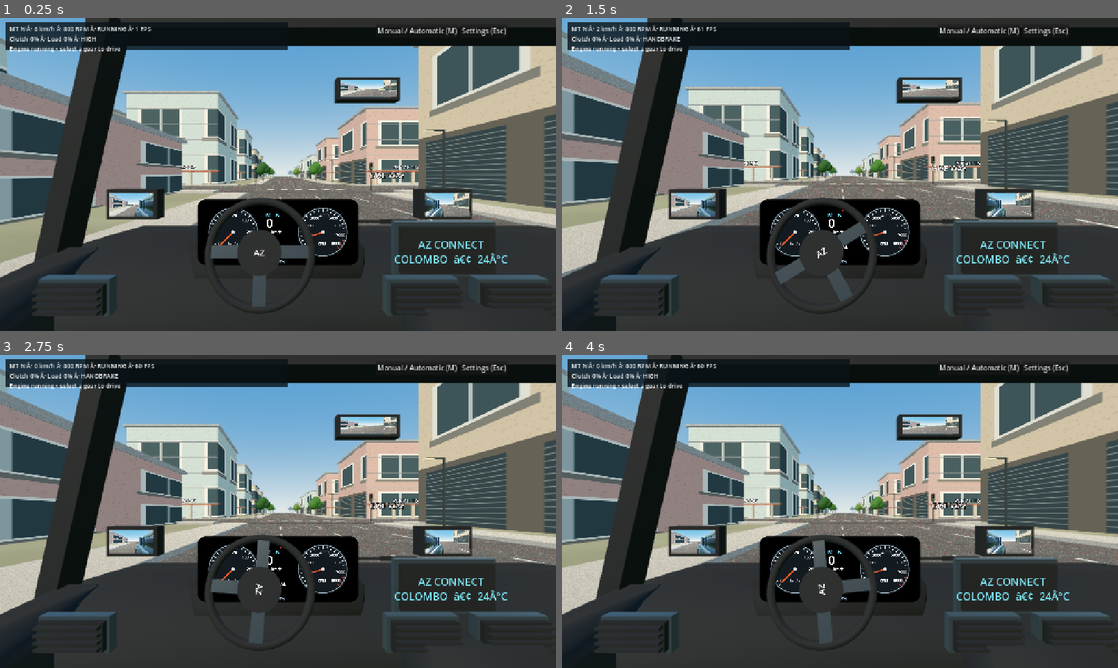
Above: before the commit, frames 1-4 (two rows, left to right).
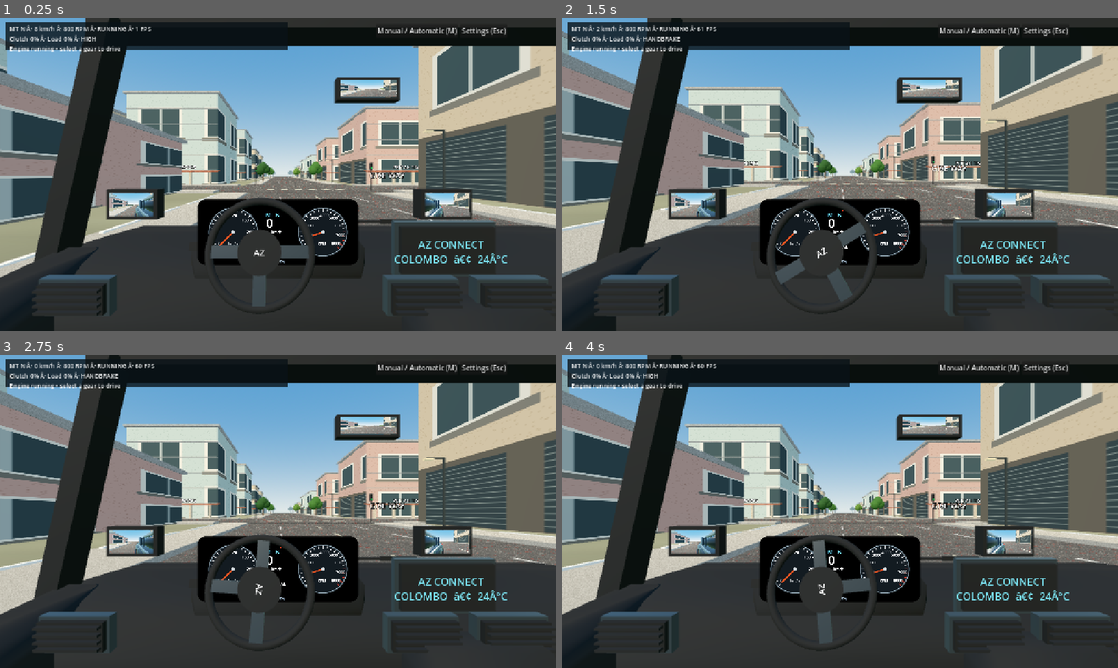
Above: after the commit, the same moments.

Repository: Mhd-Azeem/WebToApp
Game: Godot game, scene res://scenes/main.tscn
The game is run twice, just before and just after one commit, with the same random seed, the same clock (stepped at 60 frames per second) and the same inputs.
Inputs (mouse positions are in pixels of both pictures, inside the frame that each line leads up to):
- Up to frame 1 (0.25 s): no input
- Up to frame 2 (1.5 s): tap Enter at 0.5 s; move the mouse to (962, 158) at 0.52 s; hold D 0.53-1.25 s; hold Shift 0.53-1.25 s; click (962, 158) at 0.67 s; tap Space at 0.77 s; drag from (728, 190) to (812, 237) at 1.27 s
- Up to frame 3 (2.75 s): move the mouse to (333, 442) at 2.02 s; hold D from 2.03 s (still down); tap H at 2.1 s
- Up to frame 4 (4 s): release D at 2.75 s; drag from (812, 574) to (673, 464) at 2.77 s; move the mouse to (1006, 558) at 3.52 s; hold A from 3.53 s (still down); tap Q at 3.6 s; tap Space at 3.77 s

The runs differ from the first frame. In frame 1, 0.2% of the frame differs, in the area x 0-100%, y 23-80%; in frame 2, 0.2%; in frame 3, 0.2%; in frame 4, 0.2%.

Commit message:
Add Colombo reference-inspired petrol station, glazing and sidewalk details

Diff:
--- a/az-car-3d/scripts/world.gd
+++ b/az-car-3d/scripts/world.gd
@@ -94,6 +94,7 @@
 	_batch_geometry(extension)
 	landmark_count = 4
 	_urban_details()
+	_reference_city_details()
 	_batch_geometry()
 
 func _urban_details() -> void:
@@ -181,3 +182,36 @@
 				if body is StaticBody3D:
 					body.reparent(source,true)
 			n.queue_free()
+
+
+# Reference-inspired urban scenery. Geometry is static and kept outside the driving lanes.
+func _reference_city_details() -> void:
+	var red := G.material("",Color(0.83,0.075,0.055))
+	var white := G.material("",Color(0.93,0.94,0.91))
+	var glass := G.material("",Color(0.12,0.23,0.29))
+	var dark := G.material("",Color(0.12,0.13,0.15))
+	var paving := G.material("",Color(0.60,0.61,0.59))
+	var station := Vector3(-48,0,-40)
+	# Compact petrol station in an existing interior city block.
+	G.box(self,station+Vector3(0,0.04,0),Vector3(34,0.08,29),paving,true)
+	G.box(self,station+Vector3(0,4.5,0),Vector3(29,0.55,16),white,true)
+	G.box(self,station+Vector3(0,4.28,8.1),Vector3(29,0.18,0.3),red)
+	for px in [-11.0,11.0]:
+		for pz in [-5.5,5.5]:
+			G.box(self,station+Vector3(px,2.1,pz),Vector3(0.65,4.2,0.65),dark,true)
+	for px in [-8.0,0.0,8.0]:
+		G.box(self,station+Vector3(px,0.85,0),Vector3(1.3,1.7,0.9),red,true)
+		G.box(self,station+Vector3(px,1.25,0.48),Vector3(0.85,0.48,0.07),glass)
+	G.box(self,station+Vector3(0,2.2,-11.5),Vector3(27,4.4,5),white,true)
+	G.box(self,station+Vector3(0,2.1,-8.92),Vector3(22,3.3,0.12),glass)
+	G.label(self,"COLOMBO FUEL",station+Vector3(0,4.65,8.3),28)
+	# Add recessed glass window bands and facade accents to taller buildings.
+	for center in [Vector3(-72,0,40),Vector3(48,0,-120),Vector3(48,0,120)]:
+		for level in range(1,5):
+			for column in range(4):
+				G.box(self,center+Vector3(-7.2+column*4.8,level*3.2+0.6,11.6),Vector3(3.5,1.6,0.08),glass)
+	# Pavement seams and subtle curbs along the central boulevard.
+	for z in range(-140,141,8):
+		if _junction(float(z)): continue
+		for side in [-1.0,1.0]:
+			G.box(self,Vector3(side*10.2,0.22,z),Vector3(0.15,0.06,6.5),white)
